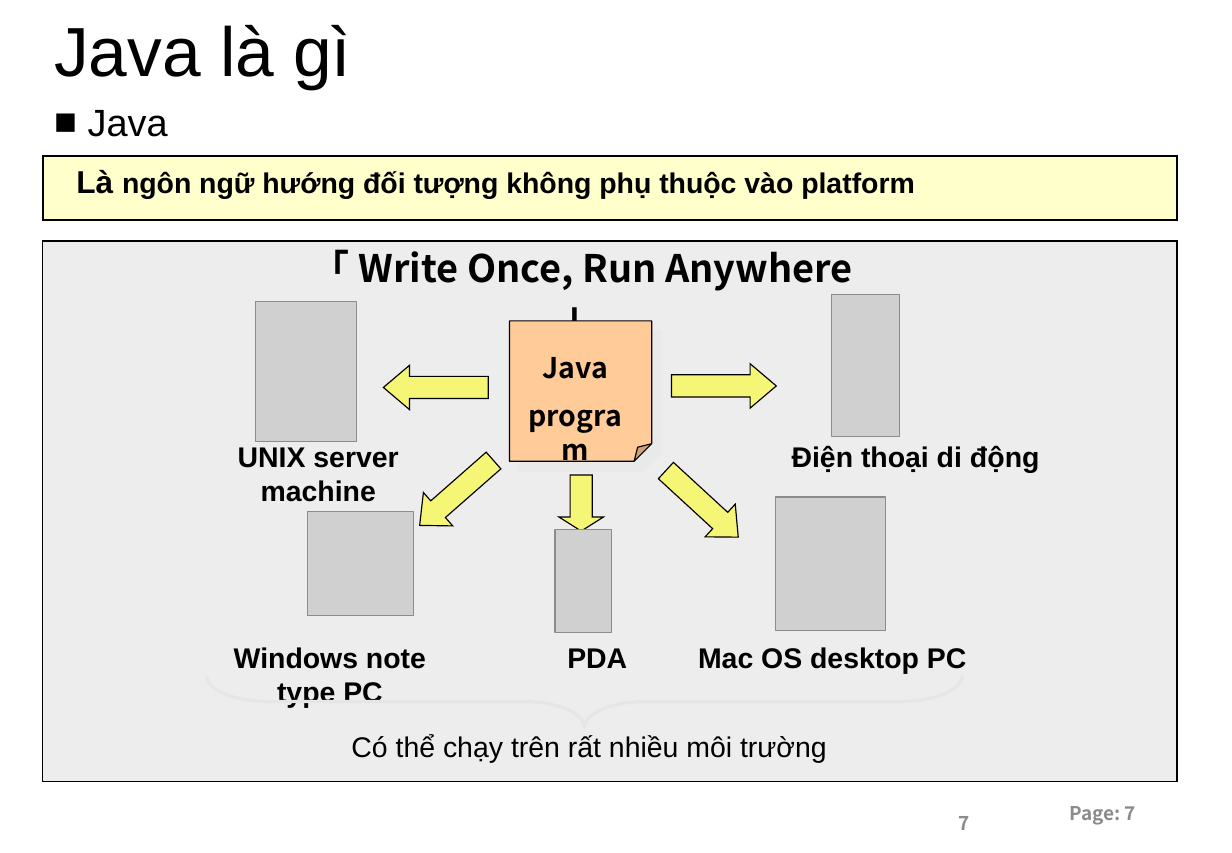
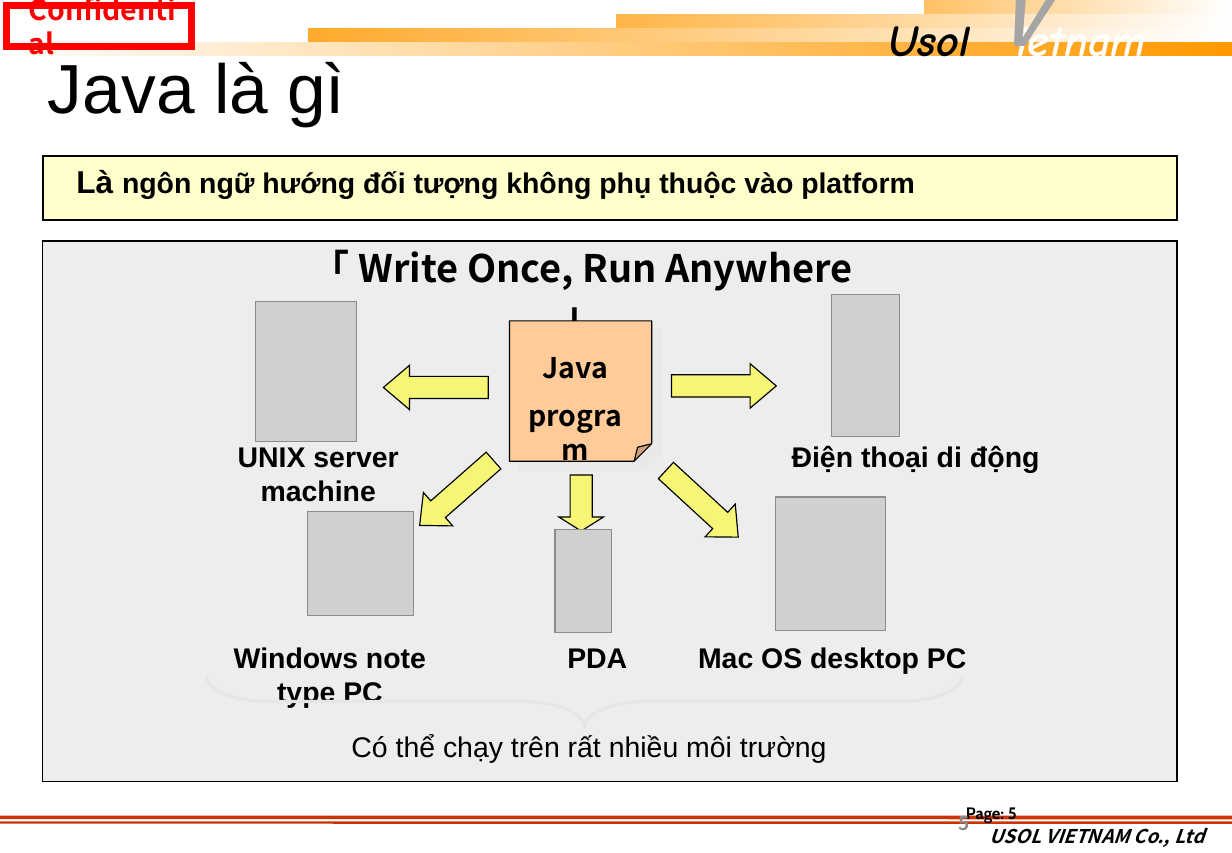
Before and after one commit to khuongmaingoc/javaDoc, a slide deck: slide 5 of Java_Week1.pptx (slide 7 before the commit). Drawn at 1232x853 pixels with LibreOffice and Linux fonts; fonts in the diff are those of the drawing; grey boxes stand for pictures; background and template pictures are left out. Boxes give left, top, right and bottom in pixels: in the first picture for what was removed or moved away, otherwise in the second. Text is boxed around its words. In the diff, an @@ line names an element or a change of style, - is before the commit and + after.

Commit message:
update Java_Week1

```diff
--- a/Java_Week1.pptx
+++ b/Java_Week1.pptx
@@ rectangle added at bbox=[7, 6, 192, 47], outline #FF0000 4.5 pt, 18 pt, text #FF0000, bold @@
+Confidential
@@ text added at bbox=[888, 18, 1146, 70], 28 pt, text #FFFFFF, bold, italic @@
+Usol ietnam
@@ group added at bbox=[0, 0, 1232, 56]: 4 rectangles @@
@@ text added at bbox=[1000, 0, 1039, 63], 40 pt, text #A5A5A5, bold, italic @@
+V
@@ text "Java là gì": place and size @@
-text "Java là gì" at bbox=[54, 24, 351, 89]
+text "Java là gì" at bbox=[48, 61, 345, 127]
@@ text removed at bbox=[88, 110, 168, 137] @@
-■ Java
@@ page number at bbox=[966, 806, 1017, 824]: text changed; size 12 to 10.5 pt; font Noto Sans CJK JP to Cabin; text colour #8C8C8C to #000000 @@
-Page: 7
+Page: 5
@@ line added from (0, 818) to (1232, 818), #CC3300 2.25 pt @@
@@ line added from (0, 822) to (1232, 822), #CC3300 1.5 pt @@
@@ page number at bbox=[959, 811, 970, 830]: text changed @@
-7
+5
@@ text added at bbox=[990, 822, 1204, 847], 12 pt, text #000000, bold, italic @@
+USOL VIETNAM Co., Ltd
```
Also in this commit, not shown: 5 other slides changed, 26 slides added, 3 slides removed, 1 other file.
